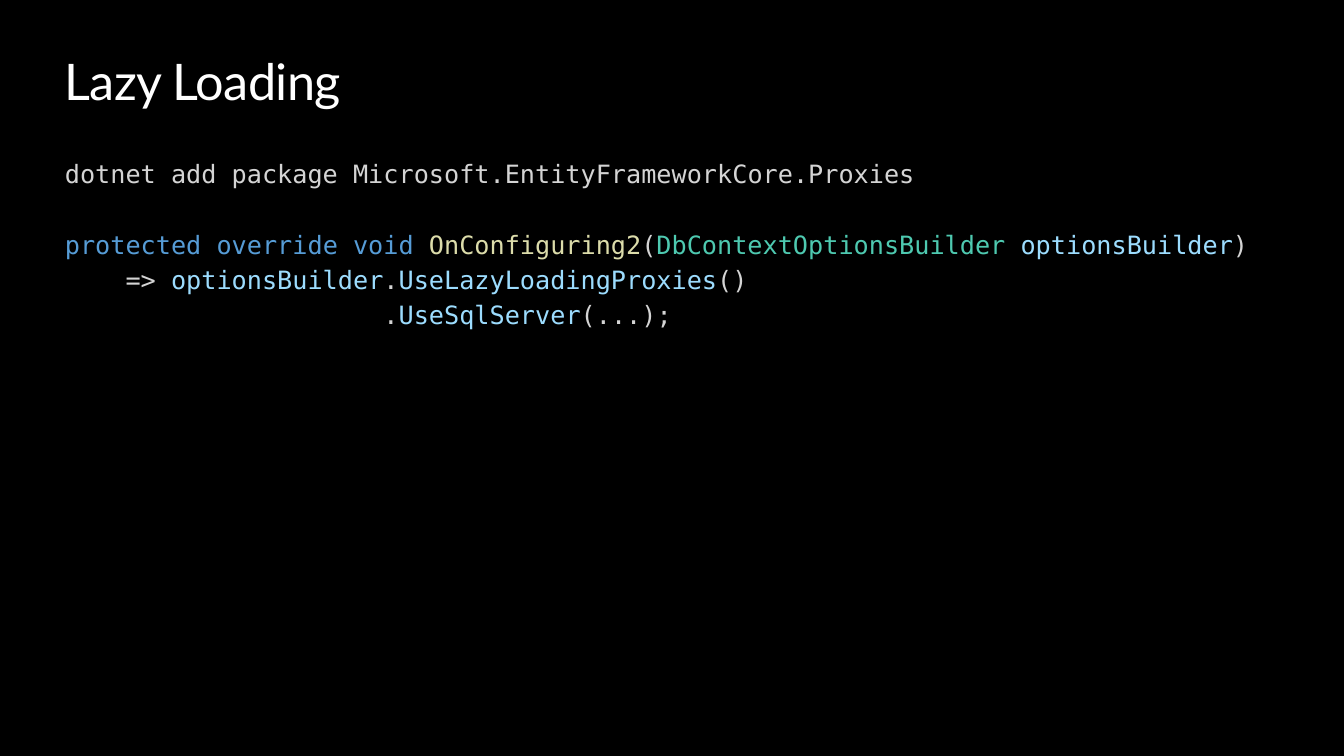
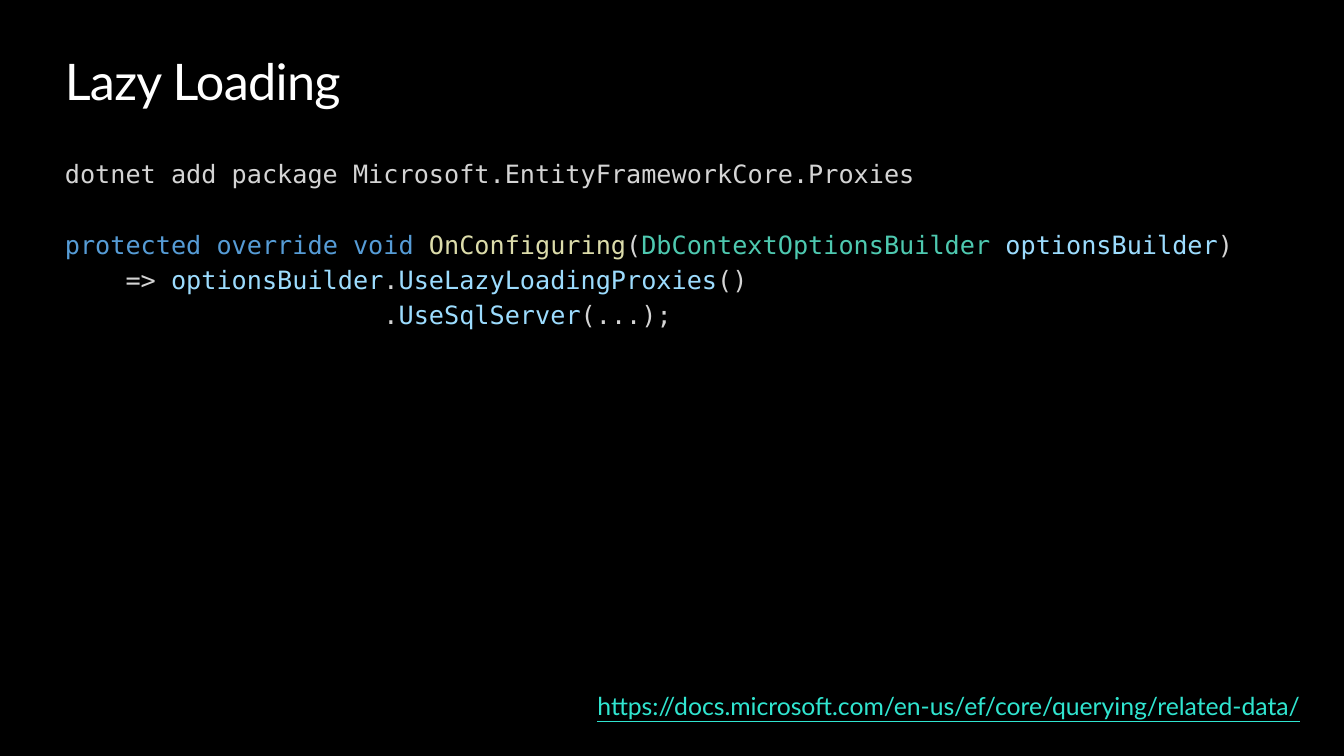
Before and after one commit to ondfisk/BDSA2020, a slide deck: slide 23 of Slides/Lecture04 - Data Access and Entity Framework Core.pptx. Drawn at 1344x756 pixels with LibreOffice and Linux fonts; fonts in the diff are those of the drawing; background and template pictures are left out. Boxes give left, top, right and bottom in pixels: in the first picture for what was removed or moved away, otherwise in the second. Text is boxed around its words. In the diff, an @@ line names an element or a change of style, - is before the commit and + after.

Commit message:
Lecture 4 done

```diff
--- a/Slides/Lecture04 - Data Access and Entity Framework Core.pptx
+++ b/Slides/Lecture04 - Data Access and Entity Framework Core.pptx
@@ text at (65, 234, 1233, 260): text changed @@
-protected override void OnConfiguring2(DbContextOptionsBuilder optionsBuilder)
+protected override void OnConfiguring(DbContextOptionsBuilder optionsBuilder)
@@ text added at (597, 696, 1299, 720), 17.6 pt, text #30E5D0, underline @@
+https://docs.microsoft.com/en-us/ef/core/querying/related-data/
```
Also in this commit, not shown: 3 other slides changed.
